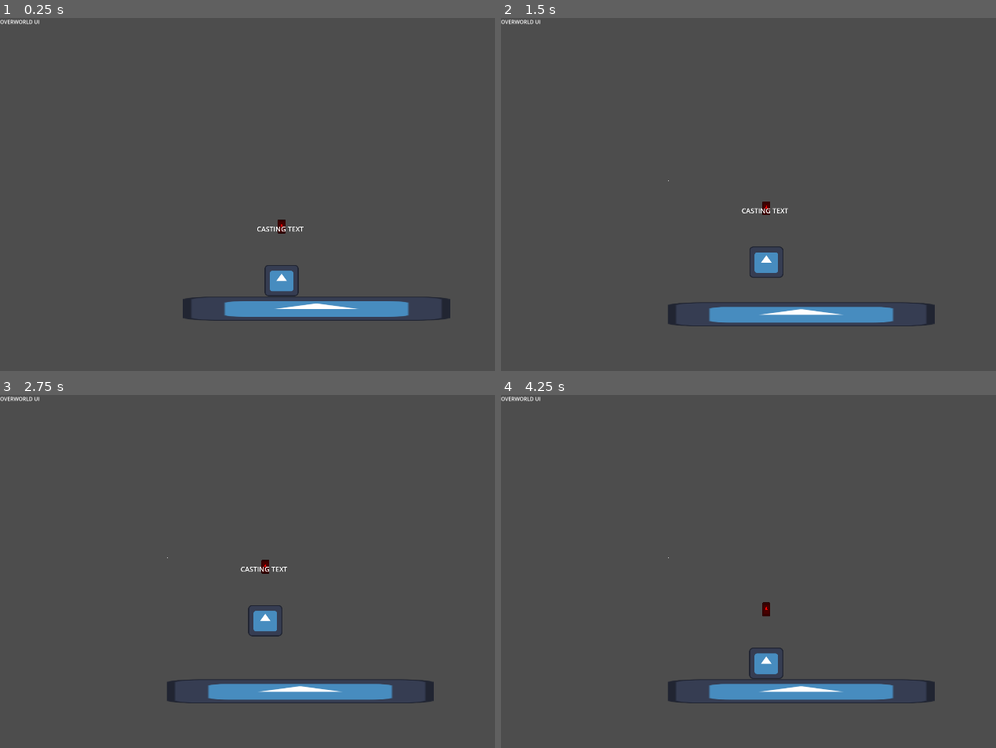
Above: before the commit, frames 1-4 (two rows, left to right).
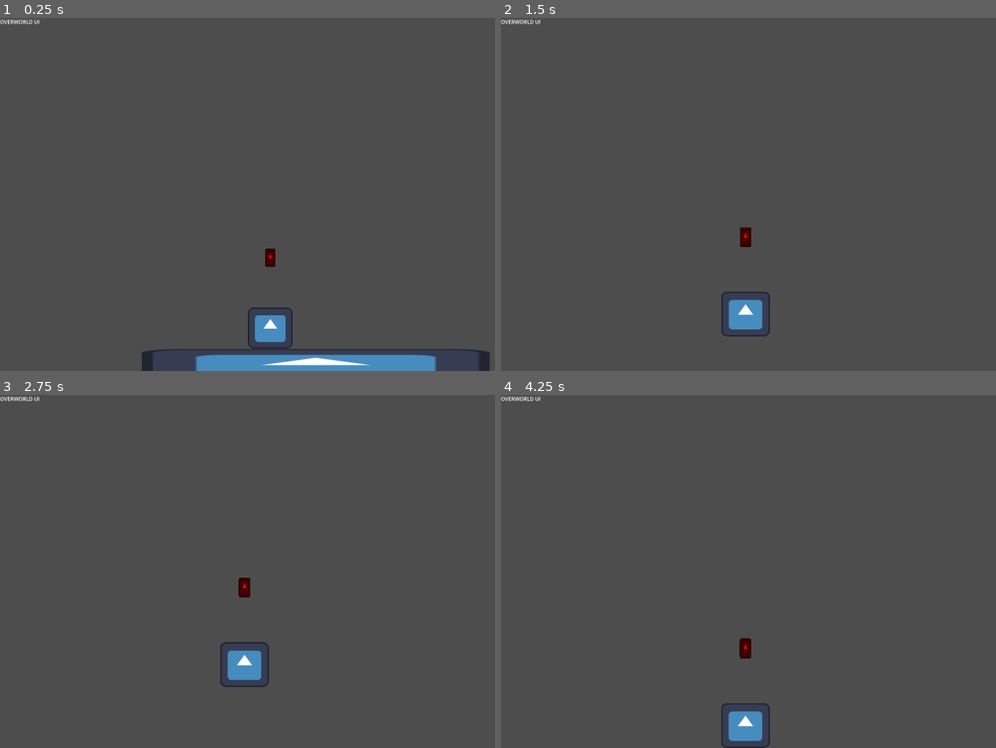
Above: after the commit, the same moments.

Repository: WantanAsyraff/Magis-Penglipur-Lara-Game
Game: Godot game, scene res://components/temp-world.tscn
Two runs of this game, one before a commit and one after it. Both use one fixed random seed, a clock stepped at 60 frames per second and the inputs below. The project has no main scene, so this scene is started directly. The engine's default icon, where the game draws it, is replaced by a stand-in: a white triangle on a blue panel in a dark square.
Inputs:
- Up to frame 1 (0.25 s): no input
- Up to frame 2 (1.5 s): tap Enter (ui_accept) at 0.5, 0.77, 0.8, 1.07, 1.35 s; hold L (incantation_right) from 0.53 s (still down); tap Shift (dash) at 0.6 s
- Up to frame 3 (2.75 s): tap Enter (ui_accept) at 1.52, 1.82, 2.3 s; tap Shift (dash) at 1.55, 2.1 s; release L (incantation_right) at 2.03 s; hold J (incantation_left) from 2.03 s (still down)
- Up to frame 4 (4.25 s): release J (incantation_left) at 2.78 s; hold L (incantation_right) from 2.78 s (still down); tap E (interact) at 2.85 s; tap Enter (ui_accept) at 3.02, 3.32, 3.77, 3.8, 4.07 s; tap Shift (dash) at 3.05 s; tap O (start_incantation) at 3.6 s

The runs differ from the first frame. In frame 1, 6.2% of the frame differs, in the area x 28-99%, y 57-100%; in frame 2, 2.9%; in frame 3, 3.5%; in frame 4, 3.6%.

Commit message:
added combat mode
now u can switch from fighty wighty to overly worldy  uwu (toggle)

Diff:
--- a/autoloads/player-data.gd
+++ b/autoloads/player-data.gd
@@ -1,15 +1,22 @@
-class_name PlayerData extends Node
+extends Node
+# Note: Ensure this is named 'Player_Global_Data' in your Project Settings > Autoload
 
-# In PlayerData (add extends Node first!):
+signal combat_mode_changed(is_combat: bool)
 signal mana_changed(new_value: int)
 signal health_changed(new_value: int)
+signal spells_updated()
 
 var p_name: String
 var p_role: String
-
 var p_curr_ringgit: String
 var p_mood: String
-var combat_mode: String
+
+# SETTER: This automatically triggers the signal whenever the value changes
+var combat_mode: bool = false:
+	set(value):
+		if combat_mode != value:
+			combat_mode = value
+			combat_mode_changed.emit(value)
 
 var p_position: Vector2
 var p_moveable: bool = true
@@ -18,19 +25,24 @@
 var p_invincible: bool = false
 var p_hidden: bool = false
 
-
 var p_speed: float = 900
 var p_jump_height: float = -930.0
 var p_max_health: int = 100
-var p_curr_health: int = p_max_health
+var p_curr_health: int = p_max_health:
+	set(value):
+		p_curr_health = clamp(value, 0, p_max_health)
+		health_changed.emit(p_curr_health)
+
 var p_max_mana: int = 250
-var p_curr_mana: int = p_max_mana
+var p_curr_mana: int = p_max_mana:
+	set(value):
+		p_curr_mana = clamp(value, 0, p_max_mana)
+		mana_changed.emit(p_curr_mana)
+
 var p_size: float = 1
-
 var current_field: String
 var current_major: String
 var current_minor: String
-
 
 var learned_spells: Array[SpellData] = []
 
@@ -38,6 +50,7 @@
 	if learned_spells.has(spell):
 		return
 	learned_spells.append(spell)
+	spells_updated.emit()
 	print("Global learned spell:", spell.spell_name)
 
 func add_spells(spells: Array[SpellData]):
--- a/components/camera/camera.gd
+++ b/components/camera/camera.gd
@@ -1,18 +1,33 @@
 class_name Camera extends Camera2D
 
-const SCREEN_SIZE := Vector2( 1280, 720 )
-var cur_screen := Vector2( 0, 0 )
+@onready var combatUI: Control = %UserInterfaceCombat
+@onready var overworldUI: Control = %UserInterfaceOverworld
+
+const SCREEN_SIZE := Vector2(1280, 720)
+var cur_screen := Vector2(0, 0)
 
 func _ready():
-	set_as_top_level( true )
+	set_as_top_level(true)
 	global_position = get_parent().global_position
+
+	# 1. Connect to the global signal
+	Player_Global_Data.combat_mode_changed.connect(_on_combat_mode_changed)
+
+	# 2. Set initial UI state
+	_on_combat_mode_changed(Player_Global_Data.combat_mode)
 	_update_screen(cur_screen)
 
 func _physics_process(_delta):
-	var parent_screen : Vector2 = ( get_parent().global_position / SCREEN_SIZE ).floor()
+	# Now only handles the grid-based movement
+	var parent_screen : Vector2 = (get_parent().global_position / SCREEN_SIZE).floor()
 	if not parent_screen.is_equal_approx(cur_screen):
 		_update_screen(parent_screen)
 
-func _update_screen( new_screen : Vector2 ):
+# 3. This runs ONLY when the mode actually changes
+func _on_combat_mode_changed(is_combat: bool):
+	combatUI.visible = is_combat
+	overworldUI.visible = !is_combat
+
+func _update_screen(new_screen : Vector2):
 	cur_screen = new_screen
 	global_position = cur_screen * SCREEN_SIZE + SCREEN_SIZE * 0.5
--- a/components/camera/camera.tscn
+++ b/components/camera/camera.tscn
@@ -13,6 +13,7 @@
 [node name="CanvasLayer" type="CanvasLayer" parent="."]
 
 [node name="UserInterfaceCombat" parent="CanvasLayer" instance=ExtResource("2_5he1u")]
+unique_name_in_owner = true
 visible = false
 anchors_preset = -1
 anchor_left = -0.71500003
@@ -25,3 +26,4 @@
 offset_bottom = 0.47998047
 
 [node name="UserInterfaceOverworld" parent="CanvasLayer" instance=ExtResource("3_yuem3")]
+unique_name_in_owner = true
--- a/components/characters/player/player.gd
+++ b/components/characters/player/player.gd
@@ -1,4 +1,3 @@
-# Player.gd
 class_name Player
 extends CharacterBody2D
 
@@ -7,12 +6,25 @@
 # -------------------------
 const PROJECTILE_SCENE = preload("res://components/projectiles/magis-projectile.tscn")
 
+@export var combat_mode: bool = false:
+	set(value):
+		combat_mode = value
+		# Sync to Global only if it differs to avoid infinite loops
+		if Player_Global_Data.combat_mode != value:
+			Player_Global_Data.combat_mode = value
+		_on_combat_mode_changed(value)
+
 @onready var castMarker: Marker2D = %CastDirectionMarker
 @onready var spell_label: Label = %castingText
-
-# -------------------------
-# DASH SETTINGS
-# -------------------------
+@onready var camera: Camera2D = %Camera2D
+
+# -------------------------
+# VARIABLES
+# -------------------------
+var SPEED := Player_Global_Data.p_speed
+var JUMP_VELOCITY := Player_Global_Data.p_jump_height
+
+# Dash
 var DASH_SPEED := 2500.0
 var DASH_TIME := 0.15
 var DASH_COOLDOWN := 1.0
@@ -21,130 +33,133 @@
 var is_dashing := false
 var dash_cooldown_timer := 0.0
 
-# -------------------------
-# MOVEMENT
-# -------------------------
-var SPEED := Player_Global_Data.p_speed
-var JUMP_VELOCITY := Player_Global_Data.p_jump_height
-
-# -------------------------
-# SPELLCASTING
-# -------------------------
+# Spells
 var is_casting := false
 var spell_inventory: Array[SpellData] = []
 var spell_string: Array[String] = []
 
 # -------------------------
-# UI / SELECTION
-# -------------------------
-var current_spell_index := 0
-
-# -------------------------
-# READY
+# BOOTSTRAP
 # -------------------------
 func _ready() -> void:
 	add_to_group("player")
-
-	# Pull persistent spell data
 	_sync_spells_from_global()
 
-	# Optional: react to spells learned mid-scene
+	# Signal Connection: Update the @export var if Global changes
+	Player_Global_Data.combat_mode_changed.connect(func(new_val): combat_mode = new_val)
+
+	# Global Listeners
 	if Player_Global_Data.has_signal("spells_updated"):
 		Player_Global_Data.spells_updated.connect(_sync_spells_from_global)
 
-# -------------------------
-# SPELL SYNC
-# -------------------------
-func _sync_spells_from_global() -> void:
-	spell_inventory = Player_Global_Data.learned_spells.duplicate()
-	print("Player spell inventory synced:", spell_inventory.size())
-
-# -------------------------
-# PHYSICS
+	# Initial Sync
+	combat_mode = Player_Global_Data.combat_mode
+
+# -------------------------
+# LOGIC: MODE REACTION
+# -------------------------
+func _on_combat_mode_changed(is_combat: bool) -> void:
+	if not is_inside_tree(): await ready
+
+	# Camera Zoom Transition
+	var target_zoom = Vector2(0.7, 0.7) if is_combat else Vector2(1.0, 1.0)
+	create_tween().tween_property(camera, "zoom", target_zoom, 0.5)\
+		.set_trans(Tween.TRANS_SINE).set_ease(Tween.EASE_OUT)
+
+	# Reset state when leaving combat
+	if not is_combat:
+		_cancel_casting()
+
+# -------------------------
+# LOGIC: PHYSICS & DASH
 # -------------------------
 func _physics_process(delta: float) -> void:
+	_handle_dash_timers(delta)
+
 	if is_dashing:
 		velocity = dash_direction * DASH_SPEED
+	else:
+		_apply_gravity(delta)
+		_handle_movement()
+
+	move_and_slide()
+
+func _handle_dash_timers(delta: float) -> void:
+	if is_dashing:
 		dash_timer -= delta
 		if dash_timer <= 0:
 			is_dashing = false
 			dash_cooldown_timer = DASH_COOLDOWN
+	elif dash_cooldown_timer > 0:
+		dash_cooldown_timer -= delta
+
+func _apply_gravity(delta: float) -> void:
+	if not is_on_floor():
+		velocity += get_gravity() * delta
+
+func _handle_movement() -> void:
+	var dir := Input.get_axis("ui_left", "ui_right")
+
+	if dir != 0 and not is_casting:
+		velocity.x = dir * SPEED
 	else:
-		if dash_cooldown_timer > 0:
-			dash_cooldown_timer -= delta
-
-		if not is_on_floor():
-			velocity += get_gravity() * delta
-
-		var dir := Input.get_axis("ui_left", "ui_right")
-		if dir != 0 and not is_casting:
-			velocity.x = dir * SPEED
-		else:
-			velocity.x = move_toward(velocity.x, 0, SPEED)
-
-		if Input.is_action_just_pressed("ui_accept") and is_on_floor():
-			velocity.y = JUMP_VELOCITY
-
-	move_and_slide()
-
-# -------------------------
-# INPUT
+		velocity.x = move_toward(velocity.x, 0, SPEED)
+
+	if Input.is_action_just_pressed("ui_accept") and is_on_floor():
+		velocity.y = JUMP_VELOCITY
+
+# -------------------------
+# LOGIC: INPUT
 # -------------------------
 func _unhandled_input(_event: InputEvent) -> void:
+	# 1. Universal: Dash
+	if Input.is_action_just_pressed("dash") and not is_dashing and dash_cooldown_timer <= 0:
+		_try_dash()
+
+	# 2. Combat Specific
+	if combat_mode:
+		_handle_combat_input()
+
+func _try_dash() -> void:
+	var dir := Input.get_vector("ui_left", "ui_right", "ui_up", "ui_down")
+	if dir != Vector2.ZERO:
+		is_dashing = true
+		dash_timer = DASH_TIME
+		dash_direction = dir.normalized()
+
+func _handle_combat_input() -> void:
 	if Input.is_action_just_pressed("start_incantation"):
 		is_casting = !is_casting
 		spell_string.clear()
 		spell_label.text = ""
 
-	if Input.is_action_just_pressed("dash") and not is_dashing and dash_cooldown_timer <= 0:
-		var dir := Vector2(
-			Input.get_action_strength("ui_right") - Input.get_action_strength("ui_left"),
-			Input.get_action_strength("ui_down") - Input.get_action_strength("ui_up")
-		)
-		if dir != Vector2.ZERO:
-			_start_dash(dir.normalized())
-
-	if Input.is_action_pressed("ui_up") or Input.is_action_pressed("ui_down") \
-	or Input.is_action_pressed("ui_left") or Input.is_action_pressed("ui_right"):
-		_update_aim_direction()
+	_update_aim_direction()
 
 	if is_casting:
-		if Input.is_action_just_pressed("incantation_up"):
-			_add_sequence("up")
-		elif Input.is_action_just_pressed("incantation_down"):
-			_add_sequence("down")
-		elif Input.is_action_just_pressed("incantation_left"):
-			_add_sequence("left")
-		elif Input.is_action_just_pressed("incantation_right"):
-			_add_sequence("right")
-
-# -------------------------
-# DASH
-# -------------------------
-func _start_dash(dir: Vector2) -> void:
-	is_dashing = true
-	dash_timer = DASH_TIME
-	dash_direction = dir
-
-# -------------------------
-# SPELL SEQUENCING
-# -------------------------
+		_process_incantation_inputs()
+
+func _process_incantation_inputs() -> void:
+	if Input.is_action_just_pressed("incantation_up"): _add_sequence("up")
+	elif Input.is_action_just_pressed("incantation_down"): _add_sequence("down")
+	elif Input.is_action_just_pressed("incantation_left"): _add_sequence("left")
+	elif Input.is_action_just_pressed("incantation_right"): _add_sequence("right")
+
+# -------------------------
+# HELPERS: SPELLS
+# -------------------------
+func _sync_spells_from_global() -> void:
+	spell_inventory = Player_Global_Data.learned_spells.duplicate()
+
 func _add_sequence(incantation: String) -> void:
 	spell_string.append(incantation)
 	spell_label.text = " → ".join(spell_string)
-
 	if spell_string.size() >= 4:
 		_try_cast_spell()
 
 func _try_cast_spell() -> void:
-	var matched_spell: SpellData = null
-
-	for spell in spell_inventory:
-		if spell.spell_incantation == spell_string:
-			matched_spell = spell
-			break
-
-	if matched_spell == null:
+	var matched_spell = _find_spell_match()
+
+	if not matched_spell:
 		_fail_cast("Invalid sequence!")
 		return
 
@@ -153,69 +168,51 @@
 		return
 
 	Player_Global_Data.p_curr_mana -= matched_spell.upfront_cost
-	Player_Global_Data.mana_changed.emit(Player_Global_Data.p_curr_mana)
-
-	_cast_spell(matched_spell)
+	_execute_spell_instantiation(matched_spell)
+
 	spell_label.text = matched_spell.spell_name + " cast!"
-
-	_reset_casting()
-
-func _fail_cast(message: String):
+	_reset_casting_with_delay()
+
+func _find_spell_match() -> SpellData:
+	for spell in spell_inventory:
+		if spell.spell_incantation == spell_string:
+			return spell
+	return null
+
+func _execute_spell_instantiation(spell: SpellData) -> void:
+	var inst = PROJECTILE_SCENE.instantiate()
+	inst.spell_data = spell
+	inst.position = castMarker.global_position
+
+	if spell.spell_type != SpellData.SpellType.AOE:
+		inst.direction = castMarker.position.normalized()
+
+	get_parent().add_child(inst)
+
+func _fail_cast(message: String) -> void:
 	spell_label.text = message
-	_reset_casting()
-
-func _reset_casting():
+	_reset_casting_with_delay()
+
+func _reset_casting_with_delay() -> void:
 	await get_tree().create_timer(0.5).timeout
+	_cancel_casting()
+
+func _cancel_casting() -> void:
+	is_casting = false
 	spell_string.clear()
 	spell_label.text = ""
-	is_casting = false
-
-# -------------------------
-# SPELL EXECUTION
-# -------------------------
-func _cast_spell(spell: SpellData) -> void:
-	match spell.spell_type:
-		SpellData.SpellType.AOE:
-			_cast_aoe_spell(spell)
-		_:
-			_cast_projectile_spell(spell)
-
-func _cast_projectile_spell(spell: SpellData):
-	var projectile = PROJECTILE_SCENE.instantiate()
-	projectile.spell_data = spell
-	projectile.position = castMarker.global_position
-	projectile.direction = _get_cast_direction()
-	get_parent().add_child(projectile)
-
-func _cast_aoe_spell(spell: SpellData):
-	var aoe = PROJECTILE_SCENE.instantiate()
-	aoe.spell_data = spell
-	aoe.position = castMarker.global_position
-	get_parent().add_child(aoe)
-
-func _get_cast_direction() -> Vector2:
-	return castMarker.position.normalized()
-
-# -------------------------
-# AIMING
-# -------------------------
-func _update_aim_direction():
-	if Input.is_action_pressed("ui_up") and Input.is_action_pressed("ui_left"):
-		_set_cast_marker(Vector2(-178, -183))
-	elif Input.is_action_pressed("ui_up") and Input.is_action_pressed("ui_right"):
-		_set_cast_marker(Vector2(178, -183))
-	elif Input.is_action_pressed("ui_down") and Input.is_action_pressed("ui_left"):
-		_set_cast_marker(Vector2(-178, 183))
-	elif Input.is_action_pressed("ui_down") and Input.is_action_pressed("ui_right"):
-		_set_cast_marker(Vector2(178, 183))
-	elif Input.is_action_pressed("ui_up"):
-		_set_cast_marker(Vector2(0, -237))
-	elif Input.is_action_pressed("ui_down"):
-		_set_cast_marker(Vector2(0, 177))
-	elif Input.is_action_pressed("ui_left"):
-		_set_cast_marker(Vector2(-142, -57))
-	elif Input.is_action_pressed("ui_right"):
-		_set_cast_marker(Vector2(142, -57))
-
-func _set_cast_marker(pos: Vector2):
-	castMarker.position = pos
+
+func _update_aim_direction() -> void:
+	# Simplified aiming using get_vector
+	var aim_input = Input.get_vector("ui_left", "ui_right", "ui_up", "ui_down")
+	if aim_input != Vector2.ZERO:
+		# Map the vector to your specific coordinate offsets
+		var target_pos = Vector2.ZERO
+		target_pos.x = aim_input.x * 142
+		target_pos.y = -237 if aim_input.y < 0 else (177 if aim_input.y > 0 else 0)
+
+		# Handle the horizontal offset when only pressing left/right
+		if aim_input.y == 0:
+			target_pos.y = -57
+
+		castMarker.position = target_pos
--- a/components/characters/player/player.tscn
+++ b/components/characters/player/player.tscn
@@ -45,7 +45,8 @@
 [node name="GPUParticles2D" type="GPUParticles2D" parent="." groups=["player"]]
 
 [node name="Camera2D" parent="." instance=ExtResource("3_dc6tm")]
+unique_name_in_owner = true
 process_mode = 3
 process_priority = 10
-offset = Vector2(0, -300)
+offset = Vector2(0, -370)
 position_smoothing_speed = 4.2
